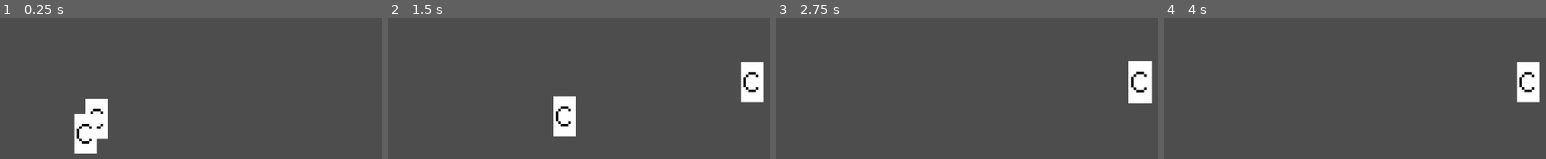
Above: before the commit, frames 1-4 (left to right).
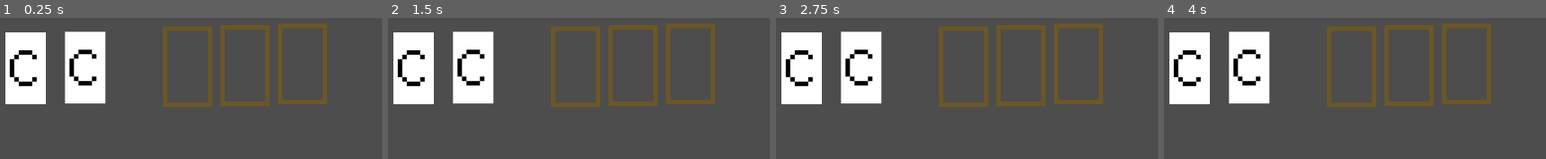
Above: after the commit, the same moments.

Repository: AlexBaam/Bachelors_Degree_HereToSlay
Game: Godot game, scene res://Scenes/Main.tscn
Same seed, same stepped clock (60 frames per second), same inputs: the game is played once before the commit and once after it.
Inputs (mouse positions are in pixels of both pictures, inside the frame that each line leads up to):
- Up to frame 1 (0.25 s): no input
- Up to frame 2 (1.5 s): tap Enter at 0.5 s; drag from (483, 119) to (754, 82) at 0.52 s; drag from (472, 133) to (750, 81) at 1.27 s
- Up to frame 3 (2.75 s): tap Space at 2 s; move the mouse to (1142, 82) at 2.02 s; click (1142, 82) at 2.17 s
- Up to frame 4 (4 s): tap Enter at 2.75 s; drag from (outside the picture) to (1526, 81) at 2.77 s; tap Space at 3.5 s; move the mouse to (outside the picture) at 3.52 s; click (outside the picture) at 3.67 s

The runs differ from the first frame. In frame 1, 19% of the frame differs, in the area x 1-86%, y 3-97%; in frame 2, 20%, in the area x 1-99%, y 3-85%; in frame 3, 19%; in frame 4, 19%.

Commit message:
Card_Slot

Diff:
--- a/Scenes/Card.tscn
+++ b/Scenes/Card.tscn
@@ -1,10 +1,10 @@
 [gd_scene format=3 uid="uid://dnch7iy0wcifv"]
 
-[ext_resource type="Script" uid="uid://crrwnimd2vvh2" path="res://Scenes/card.gd" id="1_3p273"]
+[ext_resource type="Script" uid="uid://crrwnimd2vvh2" path="res://Scripts/card.gd" id="1_3p273"]
 [ext_resource type="Texture2D" uid="uid://dfe5h7w55jkp0" path="res://Textures/Card.png" id="1_pnb5n"]
 
 [sub_resource type="RectangleShape2D" id="RectangleShape2D_3p273"]
-size = Vector2(36, 64)
+size = Vector2(108, 192)
 
 [node name="Card" type="Node2D" unique_id=1524001771]
 script = ExtResource("1_3p273")
--- a/Scenes/Main.tscn
+++ b/Scenes/Main.tscn
@@ -1,7 +1,8 @@
 [gd_scene format=3 uid="uid://bmvsemixpl63l"]
 
-[ext_resource type="Script" uid="uid://co701idtmni5j" path="res://Scenes/card_manager.gd" id="1_idj7w"]
+[ext_resource type="Script" uid="uid://co701idtmni5j" path="res://Scripts/card_manager.gd" id="1_idj7w"]
 [ext_resource type="PackedScene" uid="uid://dnch7iy0wcifv" path="res://Scenes/Card.tscn" id="1_r150o"]
+[ext_resource type="PackedScene" uid="uid://6lgx3sg0cb5l" path="res://Scenes/Slot.tscn" id="3_kln2b"]
 
 [node name="Main" type="Node2D" unique_id=2113043468]
 position = Vector2(-3, 0)
@@ -10,7 +11,16 @@
 script = ExtResource("1_idj7w")
 
 [node name="Card" parent="CardManager" unique_id=1524001771 instance=ExtResource("1_r150o")]
-position = Vector2(262, 240)
+position = Vector2(404, 263)
 
 [node name="Card2" parent="CardManager" unique_id=698816937 instance=ExtResource("1_r150o")]
 position = Vector2(244, 264)
+
+[node name="Slot3" parent="." unique_id=1269968676 instance=ExtResource("3_kln2b")]
+position = Vector2(985, 253)
+
+[node name="Slot" parent="." unique_id=777131751 instance=ExtResource("3_kln2b")]
+position = Vector2(678, 261)
+
+[node name="Slot2" parent="." unique_id=1677192425 instance=ExtResource("3_kln2b")]
+position = Vector2(831, 257)
--- /dev/null
+++ b/Scenes/Slot.tscn
@@ -0,0 +1,20 @@
+[gd_scene format=3 uid="uid://6lgx3sg0cb5l"]
+
+[ext_resource type="Script" uid="uid://bltvr5hfyun2b" path="res://Scripts/slot.gd" id="1_4h18v"]
+[ext_resource type="Texture2D" uid="uid://scalydaq17nx" path="res://Textures/CardSlotVertical.png" id="1_luhj6"]
+
+[sub_resource type="RectangleShape2D" id="RectangleShape2D_12ej0"]
+size = Vector2(130, 214)
+
+[node name="Slot" type="Node2D" unique_id=1269968676]
+script = ExtResource("1_4h18v")
+
+[node name="CardSlotImage" type="Sprite2D" parent="." unique_id=925873138]
+texture = ExtResource("1_luhj6")
+
+[node name="Area2D" type="Area2D" parent="." unique_id=1418746425]
+collision_layer = 2
+collision_mask = 2
+
+[node name="CollisionShape2D" type="CollisionShape2D" parent="Area2D" unique_id=1355243781]
+shape = SubResource("RectangleShape2D_12ej0")
--- a/Scenes/card_manager.gd
+++ b/Scripts/card_manager.gd
@@ -1,6 +1,8 @@
 extends Node2D
 
-var COLLISION_MASK = 1
+const COLLISION_MASK_CARD = 1
+const COLLISION_MASK_SLOT = 2
+
 var card_dragged
 var screen_size
 var is_hovering_on_card
@@ -31,10 +33,21 @@
 	var parameters = PhysicsPointQueryParameters2D.new()
 	parameters. position = get_global_mouse_position()
 	parameters.collide_with_areas = true
-	parameters.collision_mask = COLLISION_MASK
+	parameters.collision_mask = COLLISION_MASK_CARD
 	var result = space_state.intersect_point(parameters)
 	if result.size() > 0:
 		return get_card_with_highest_z_index(result)
+	return null
+
+func raycast_check_for_card_slot():
+	var space_state = get_world_2d().direct_space_state
+	var parameters = PhysicsPointQueryParameters2D.new()
+	parameters. position = get_global_mouse_position()
+	parameters.collide_with_areas = true
+	parameters.collision_mask = COLLISION_MASK_SLOT
+	var result = space_state.intersect_point(parameters)
+	if result.size() > 0:
+		return result[0].collider.get_parent()
 	return null
 
 func get_card_with_highest_z_index(cards):
@@ -76,6 +89,12 @@
 
 func finish_drag():
 	card_dragged.scale = Vector2(1.05, 1.05)
+	var card_slot_found = raycast_check_for_card_slot()
+	if card_slot_found and not card_slot_found.card_in_slot:
+		#Card dropped over the slot and the slot is empty
+		card_dragged.position = card_slot_found.position
+		card_dragged.get_node("Area2D/CollisionShape2D").disabled = true
+		card_slot_found.card_in_slot = true
 	card_dragged = null
 
 func highlight_card(card, hovered):
--- /dev/null
+++ b/Scripts/slot.gd
@@ -0,0 +1,3 @@
+extends Node2D
+
+var card_in_slot = false
--- a/project.godot
+++ b/project.godot
@@ -15,6 +15,11 @@
 config/features=PackedStringArray("4.6", "GL Compatibility")
 config/icon="res://icon.svg"
 
+[display]
+
+window/size/viewport_width=1920
+window/size/viewport_height=1080
+
 [physics]
 
 3d/physics_engine="Jolt Physics"
Renamed: Scenes/card.gd -> Scripts/card.gd
Renamed: Scenes/card.gd.uid -> Scripts/card.gd.uid
Renamed: Scenes/card_manager.gd.uid -> Scripts/card_manager.gd.uid
Not shown, added: Scripts/slot.gd.uid
Binary file changed: Textures/Card.png
Binary file added: Textures/CardSlotHorizontal.png
Not shown, added: Textures/CardSlotHorizontal.png.import
Binary file added: Textures/CardSlotVertical.png
Not shown, added: Textures/CardSlotVertical.png.import
Binary file changed: Textures/background.png
